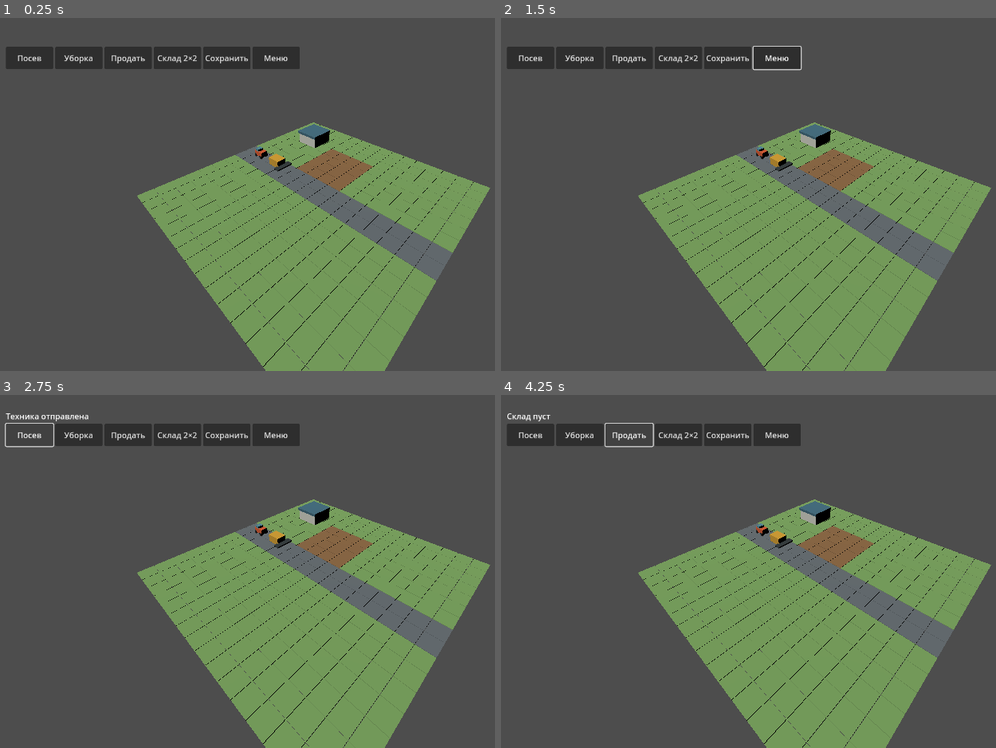
Above: before the commit, frames 1-4 (two rows, left to right).
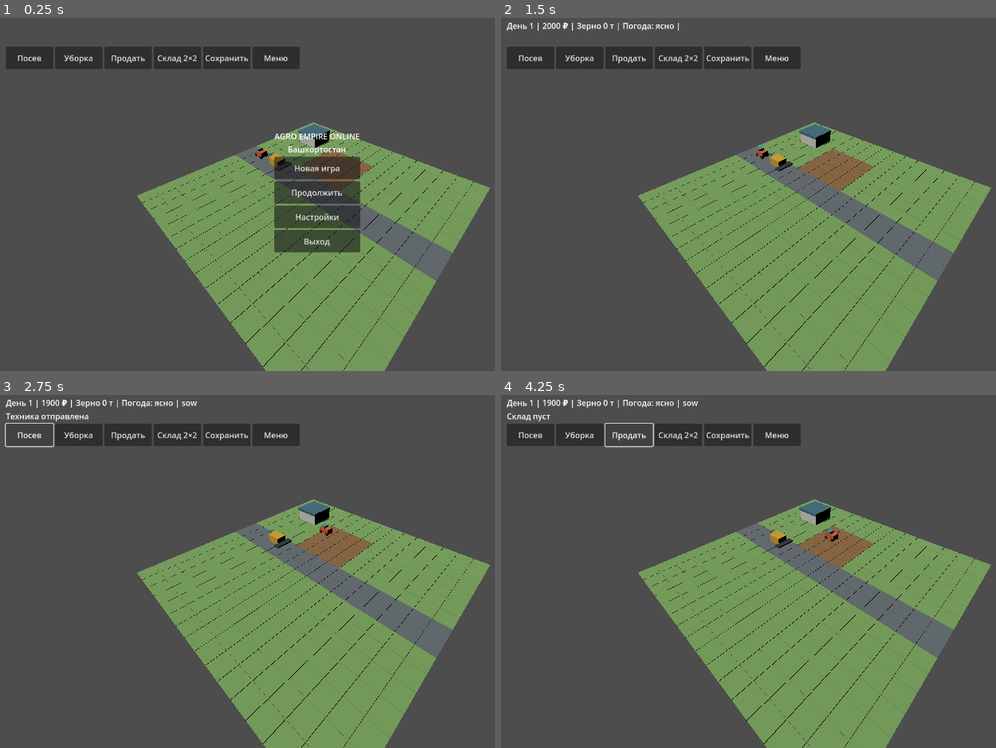
Above: after the commit, the same moments.

Repository: maillunex-lang/fermabash
Game: Godot game, scene res://scenes/Main.tscn
Same seed, same stepped clock (60 frames per second), same inputs: the game is played once before the commit and once after it.
Inputs (mouse positions are in pixels of both pictures, inside the frame that each line leads up to):
- Up to frame 1 (0.25 s): no input
- Up to frame 2 (1.5 s): click "Меню" at 0.5 s; click (817, 169) at 1.25 s, where only the run after the commit has a clickable "Новая игра"
- Up to frame 3 (2.75 s): click "Посев" at 2 s
- Up to frame 4 (4.25 s): click "Уборка" at 2.75 s; click "Продать" at 3.5 s

The runs differ from the first frame. In frame 1, 4.5% of the frame differs, in the area x 55-73%, y 32-67%; in frame 2, 0.4%; in frame 3, 0.4%; in frame 4, 0.5%.
Error before the commit: Cannot call method 'add_child' on a null value. (res://scripts/main.gd:67)

Commit message:
fix: name canvas layer for menu lookup

Diff:
--- a/scripts/main.gd
+++ b/scripts/main.gd
@@ -33,6 +33,7 @@
  cam.current = true
  _camera()
  var ui := CanvasLayer.new()
+ ui.name = "GameUI"
  add_child(ui)
  var root := Control.new()
  root.set_anchors_and_offsets_preset(Control.PRESET_FULL_RECT)
@@ -64,7 +65,7 @@
  running = false
  menu = CenterContainer.new()
  menu.set_anchors_and_offsets_preset(Control.PRESET_FULL_RECT)
- get_node("CanvasLayer").add_child(menu)
+ get_node("GameUI").add_child(menu)
  var box := VBoxContainer.new()
  menu.add_child(box)
  var title := Label.new()
